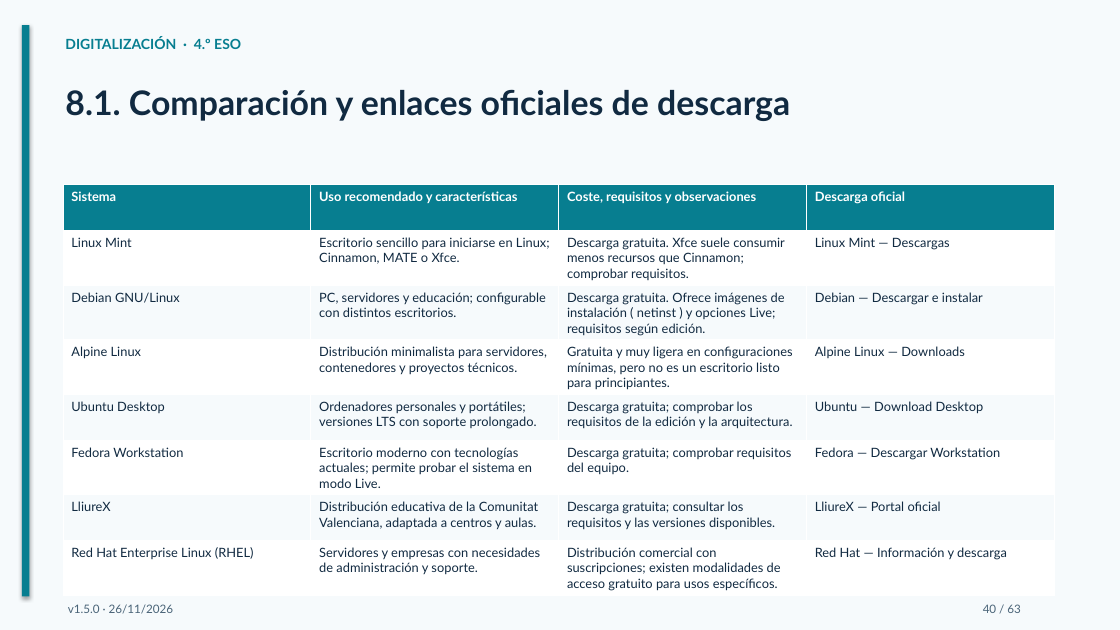
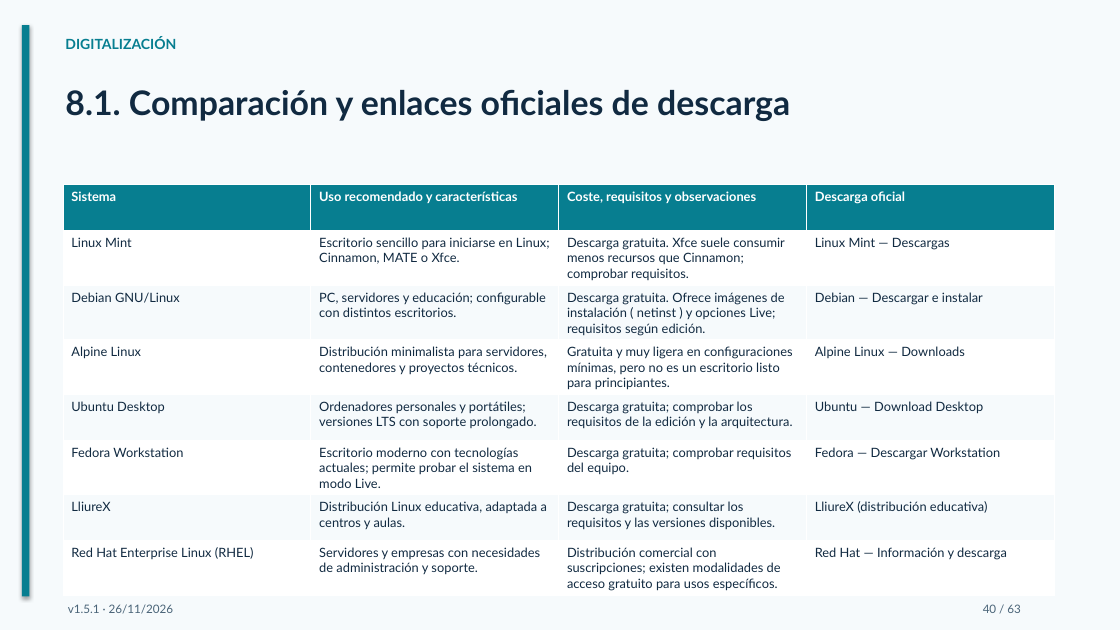
Before and after one commit to bitschips/digitaliza4, a slide deck: slide 40 of temas/tema-02-sistemas-operativos/presentaciones/tema-02-sistemas-operativos.pptx. Drawn at 1120x630 pixels with LibreOffice and Linux fonts; fonts in the diff are those of the drawing. Boxes give left, top, right and bottom in pixels: in the first picture for what was removed or moved away, otherwise in the second. Text is boxed around its words. In the diff, an @@ line names an element or a change of style, - is before the commit and + after.

```diff
--- a/temas/tema-02-sistemas-operativos/presentaciones/tema-02-sistemas-operativos.pptx
+++ b/temas/tema-02-sistemas-operativos/presentaciones/tema-02-sistemas-operativos.pptx
@@ text at [65, 36, 176, 49]: text changed @@
-DIGITALIZACIÓN · 4.º ESO
+DIGITALIZACIÓN
@@ table at [63, 185, 1054, 595] @@
-row 7, column 2: Distribución educativa de la Comunitat Valenciana, adaptada a centros y aulas.
+row 7, column 2: Distribución Linux educativa, adaptada a centros y aulas.
-row 7, column 4: LliureX — Portal oficial
+row 7, column 4: LliureX (distribución educativa)
@@ text at [68, 604, 173, 614]: text changed @@
-v1.5.0 · 26/11/2026
+v1.5.1 · 26/11/2026
```
Also in this commit, not shown: 62 other slides changed, 9 other files.
